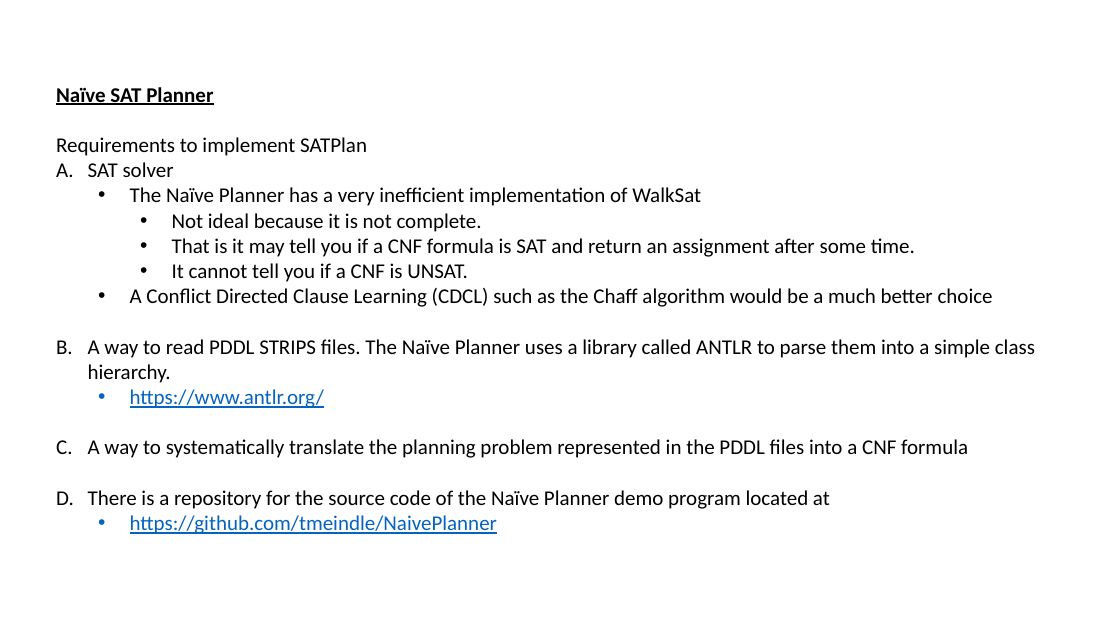
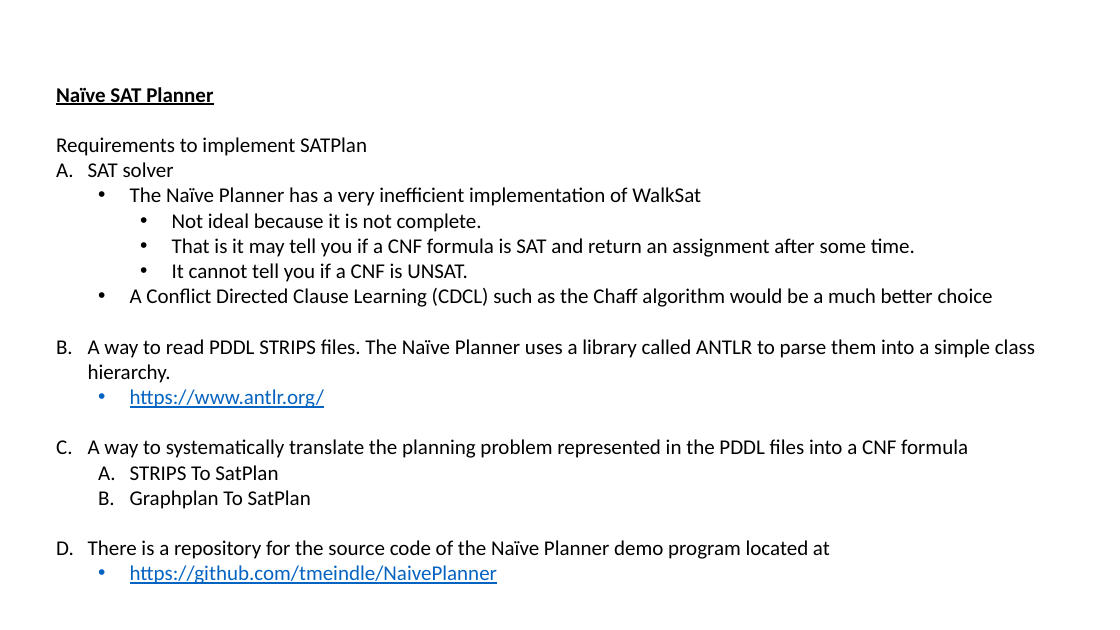
Before and after one commit to tmeindle/NaivePlanner, a slide deck: slide 2 of NaivePlanner/Slides.pptx. Drawn at 1120x630 pixels with LibreOffice and Linux fonts; fonts in the diff are those of the drawing. Boxes give left, top, right and bottom in pixels: in the first picture for what was removed or moved away, otherwise in the second. Text is boxed around its words. In the diff, an @@ line names an element or a change of style, - is before the commit and + after.

Commit message:
A few minor corections the most important being the variable count for the cnf formula at time s0 during StripsToSatPlan explaination

```diff
--- a/NaivePlanner/Slides.pptx
+++ b/NaivePlanner/Slides.pptx
@@ text at [130, 465, 311, 509]: paragraphs added @@
+  A. STRIPS To SatPlan
+  B. Graphplan To SatPlan
```
Also in this commit, not shown: 7 other slides changed.
